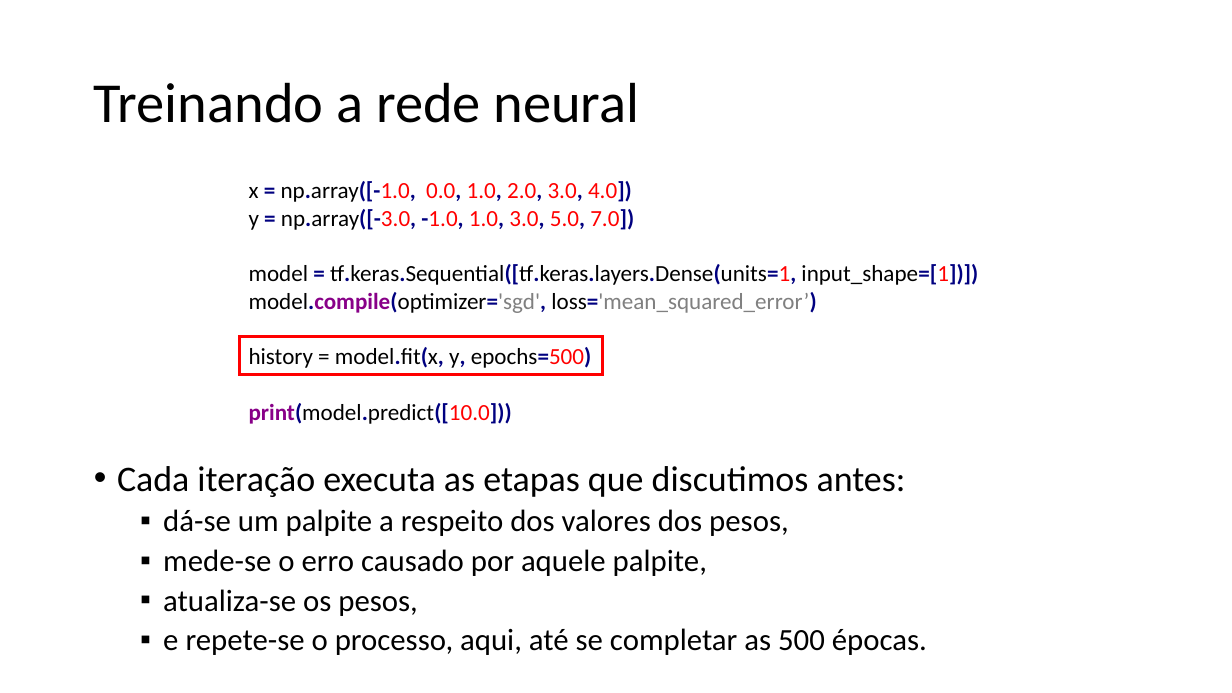
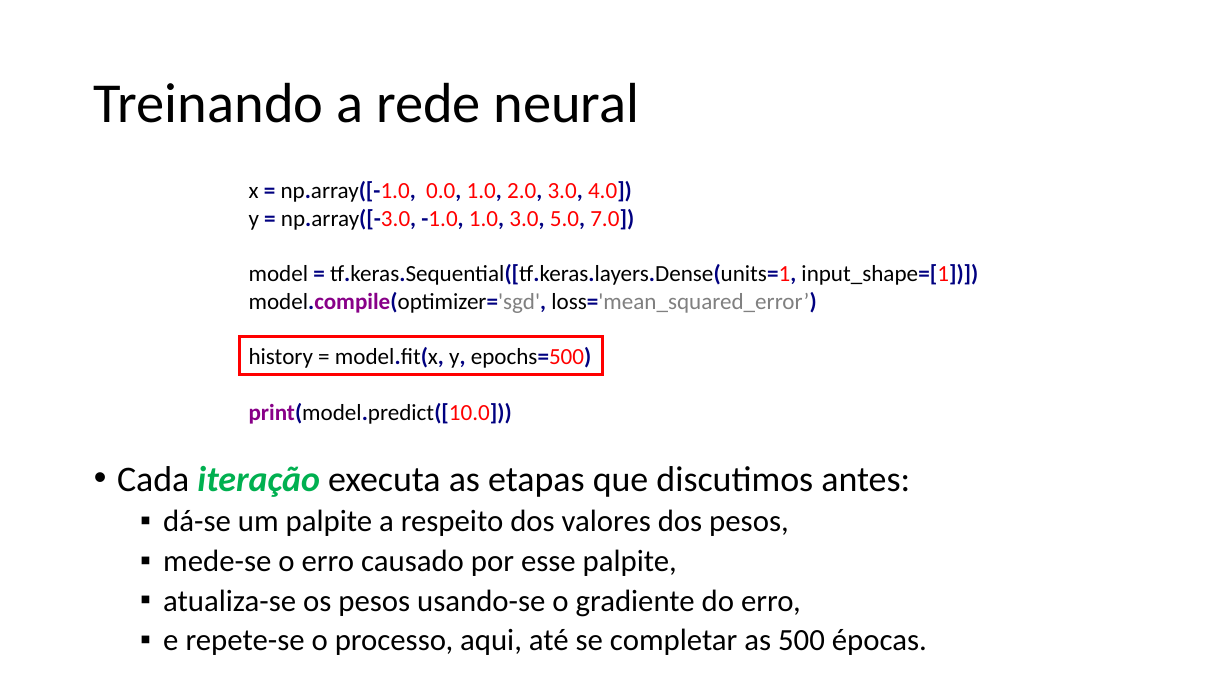
Before and after one commit to zz4fap/tp557-iot-ml, a slide deck: slide 23 of slides/TP557_7_Regressão_com_DNNs_parte_I.pptx. Drawn at 1232x693 pixels with LibreOffice and Linux fonts; fonts in the diff are those of the drawing. Boxes give left, top, right and bottom in pixels: in the first picture for what was removed or moved away, otherwise in the second. Text is boxed around its words. In the diff, an @@ line names an element or a change of style, - is before the commit and + after.

```diff
--- a/slides/TP557_7_Regressão_com_DNNs_parte_I.pptx
+++ b/slides/TP557_7_Regressão_com_DNNs_parte_I.pptx
@@ text at (117,466,910,497): text colour #000000 to #00B050, bold on, italic on in "iteração" @@
@@ text at (163,549,801,617): text changed @@
-  ▪ mede-se o erro causado por aquele palpite,
-  ▪ atualiza-se os pesos,
+  ▪ mede-se o erro causado por esse palpite,
+  ▪ atualiza-se os pesos usando-se o gradiente do erro,
```
Also in this commit, not shown: 5 other slides changed, 3 other files.
